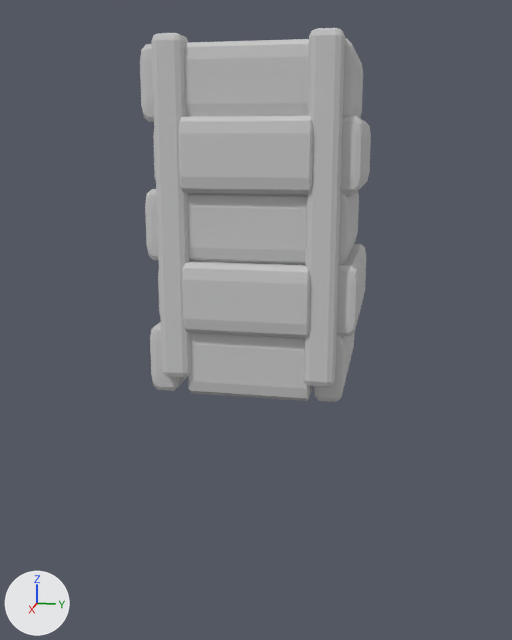
Two versions of the FBX model Assets/Models/Korpus/Korpus_Napirsnik.FBX, one commit apart.
One viewpoint serves both versions: a 50 mm lens placed at (1.952, 0.356, 0.622), pointed at (-0.005, -0.035, 0.133). Lighting does not change. The marker at lower left points along +X, +Y and +Z. Where no turn or scale is listed for an object, it has been applied to the vertices.

In view in the first picture: 'Korpus_Napirsnik'.
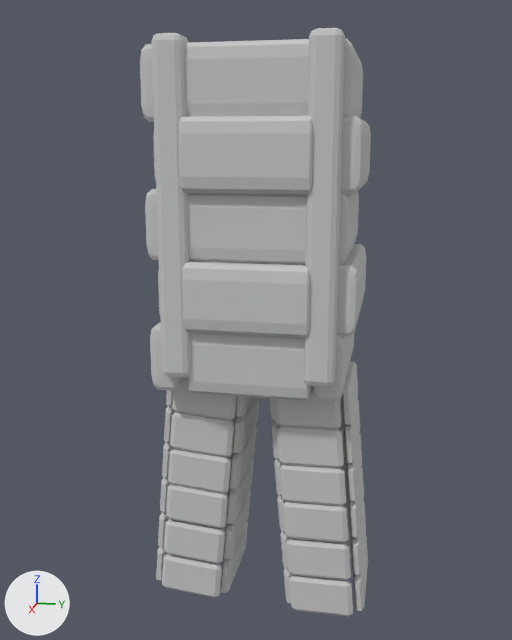
Boxes (x1, y1, x2, y2) around the edits, measured in the pictures (512 x 640 px):
'Korpus_Napirsnik', reshaped (57% taller)
    before: (140, 28, 371, 402)
    after: (140, 28, 371, 616)
part 1 of me_mesh, added
    after: (156, 361, 368, 616)

The edits, one by one:
me_mesh is used by ob_korpus_napirsnik; location (0.0, 0.0, 0.0).
me_mesh had 1288 vertices, 1426 faces and spanned x -0.275..0.274, y -0.277..0.266, z -0.018..0.879.
me_mesh now has 2440 vertices, 2674 faces and spans x -0.275..0.274, y -0.323..0.31, z -0.693..0.879.
me_mesh part 1: 1152 vertices added at x -0.165..0.162, y -0.323..0.31, z -0.693..0.008.
